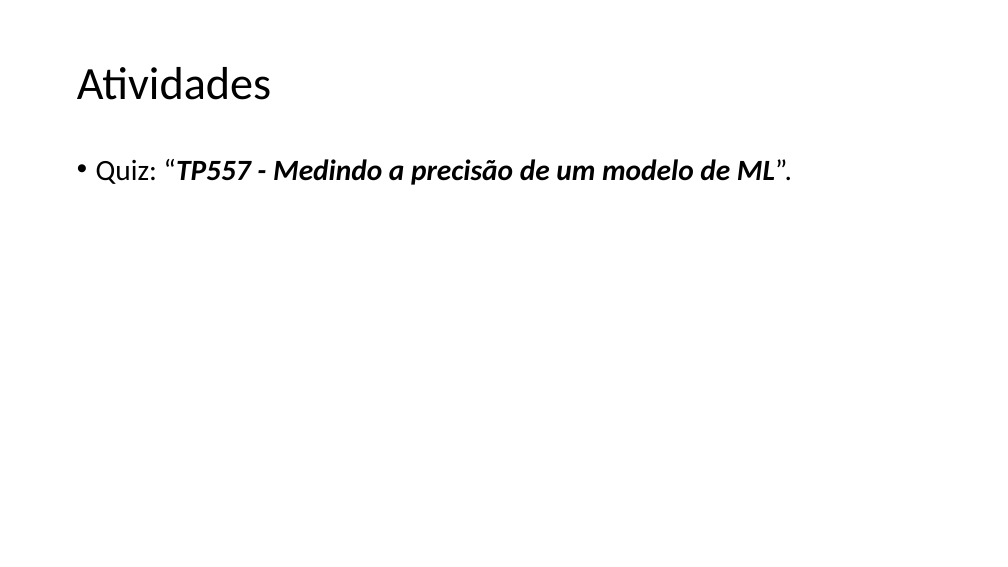
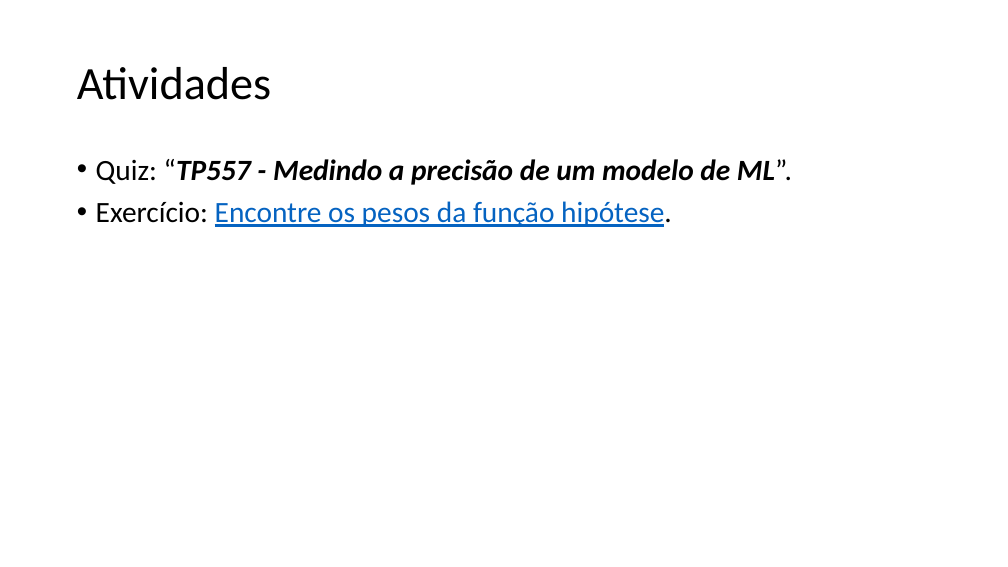
Before and after one commit to zz4fap/tp557-iot-ml, a slide deck: slide 20 of slides/TP557_5_Medindo_a_precisão_de_um_modelo_de_ML.pptx. Drawn at 1008x567 pixels with LibreOffice and Linux fonts; fonts in the diff are those of the drawing. Boxes give left, top, right and bottom in pixels: in the first picture for what was removed or moved away, otherwise in the second. Text is boxed around its words. In the diff, an @@ line names an element or a change of style, - is before the commit and + after.

Commit message:
update of slides

```diff
--- a/slides/TP557_5_Medindo_a_precisão_de_um_modelo_de_ML.pptx
+++ b/slides/TP557_5_Medindo_a_precisão_de_um_modelo_de_ML.pptx
@@ text at (96, 201, 672, 227): paragraph added @@
+• Exercício: Encontre os pesos da função hipótese.
```
Also in this commit, not shown: 3 other files.
